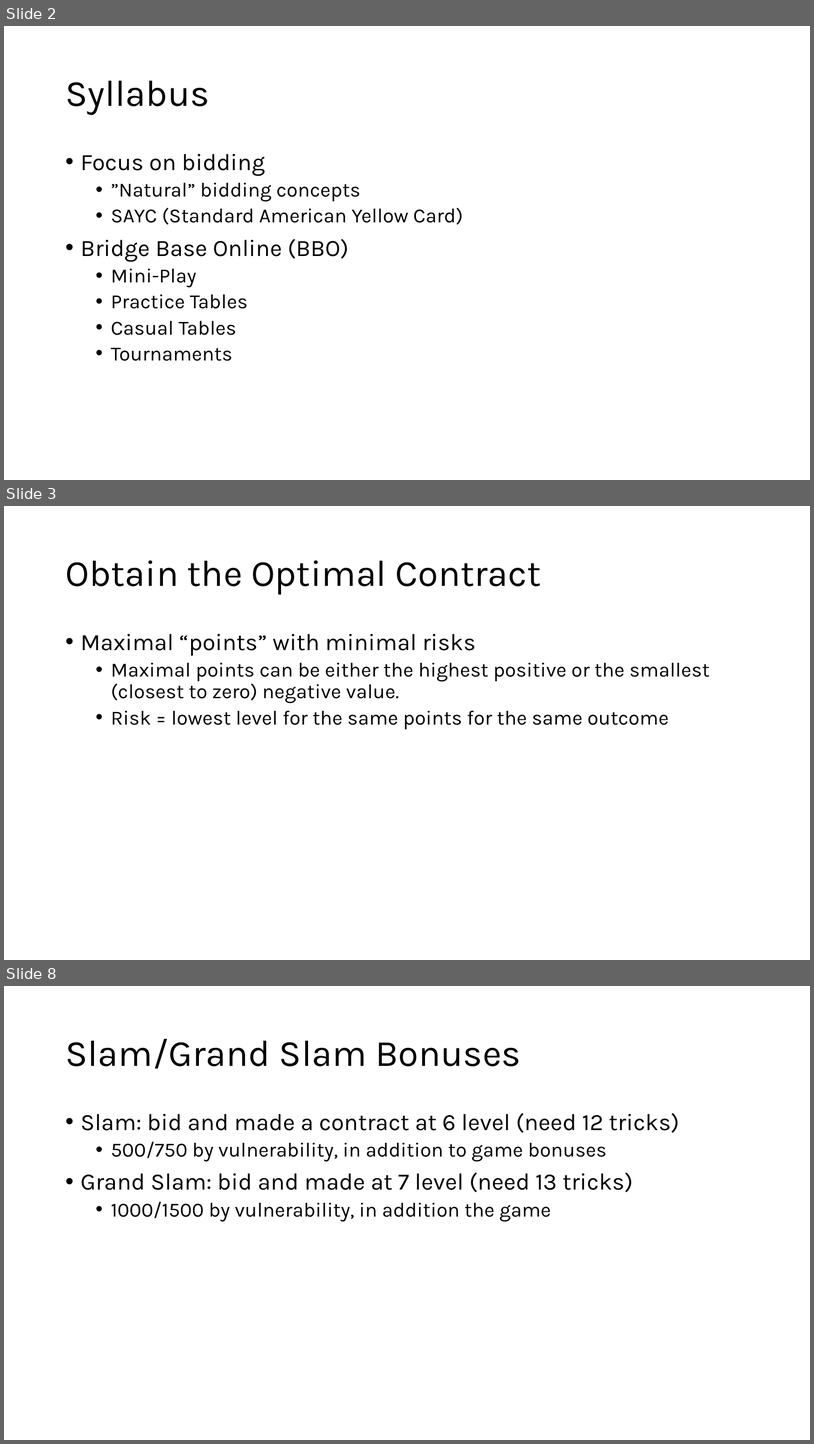
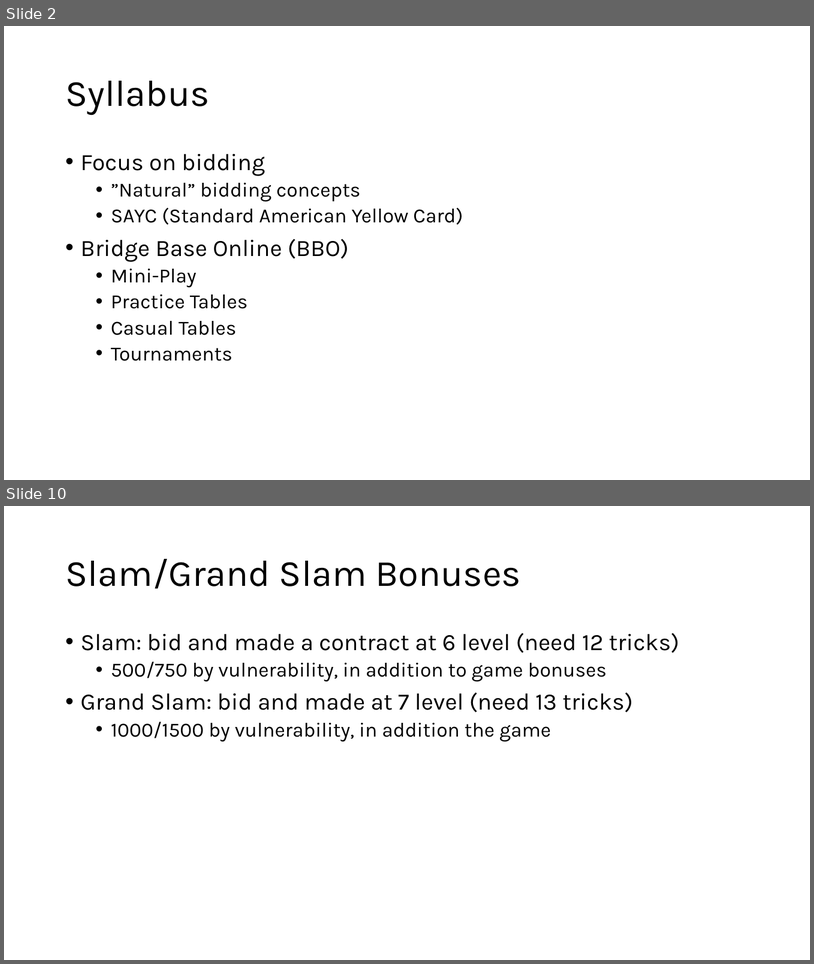
Before and after one commit to sywhub/bridge101, a slide deck: class.pptx. Shown one above the other, each under a label of ours: slides 2, 3 and 8 before the commit, slides 2 and 10 after it; the slides between them are not shown. The pictures are 814x1444 and 814x964 pixels, drawn with LibreOffice and Linux fonts; fonts in the diff are those of the drawing; background and template pictures are left out. Boxes give left, top, right and bottom in pixels: in the first picture for what was removed or moved away, otherwise in the second. Text is boxed around its words. In the diff, an @@ line names an element or a change of style, - is before the commit and + after.

```diff
--- a/class.pptx
+++ b/class.pptx
@@ slide 3 removed at [4, 506, 810, 960], background #FFFFFF @@
@@ title removed at [65, 560, 542, 595] @@
-Obtain the Optimal Contract
@@ text removed at [81, 634, 710, 729] @@
-• Maximal “points” with minimal risks
-  • Maximal points can be either the highest positive or the smallest (closest to zero) negative value.
-  • Risk = lowest level for the same points for the same outcome
@@ what was slide 8 is now slide 10 @@
```
Also in this commit, not shown: 12 slides changed, 3 slides added, 2 other slides removed, 3 other files.
